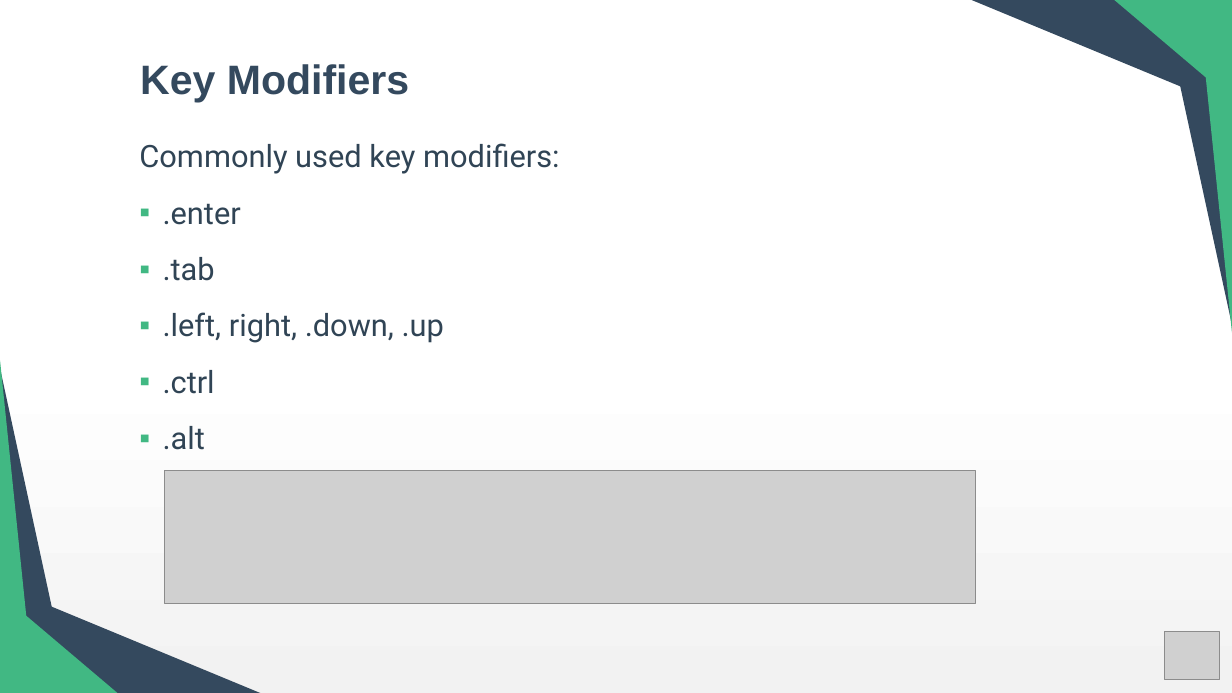
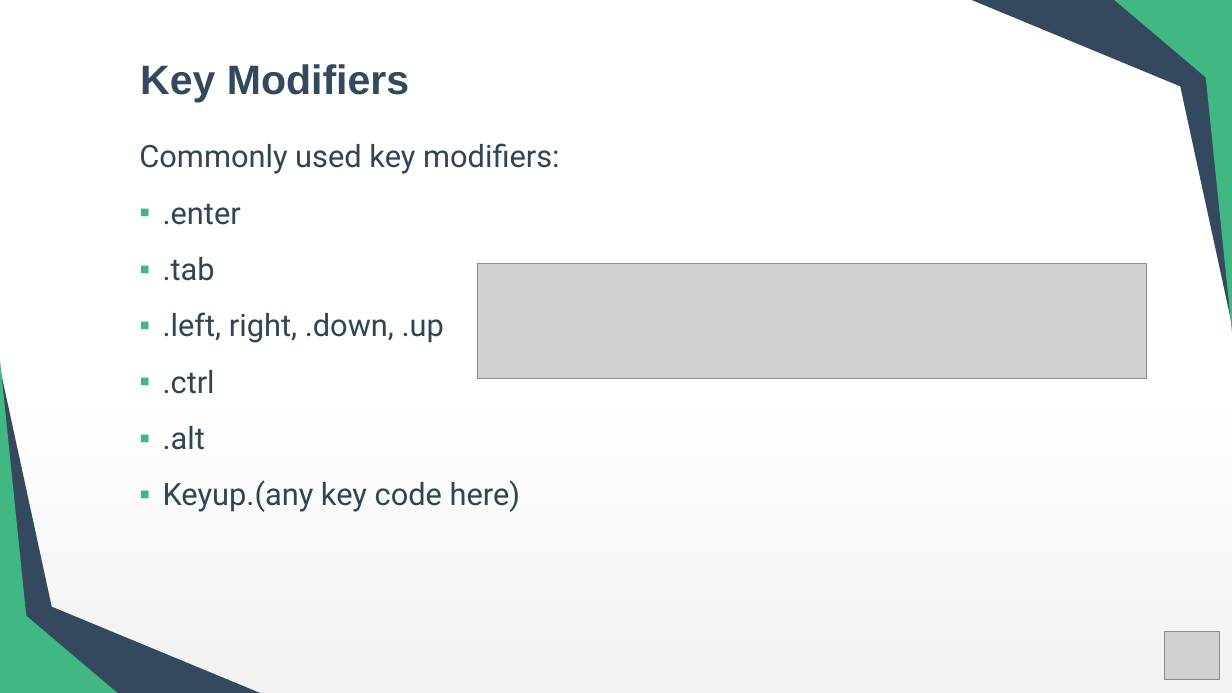
Before and after one commit to preetishhs/training-toshiba, a slide deck: slide 65 of Vue Overview.pptx. Drawn at 1232x693 pixels with LibreOffice and Linux fonts; fonts in the diff are those of the drawing; grey boxes stand for pictures. Boxes give left, top, right and bottom in pixels: in the first picture for what was removed or moved away, otherwise in the second. Text is boxed around its words. In the diff, an @@ line names an element or a change of style, - is before the commit and + after.

```diff
--- a/Vue Overview.pptx
+++ b/Vue Overview.pptx
@@ picture: place and size @@
-picture at [165, 470, 975, 604]
+picture at [478, 263, 1146, 378]
@@ text at [163, 480, 520, 512]: paragraph added @@
+▪ Keyup.(any key code here)
```
Also in this commit, not shown: 1 other slide changed, 3 slides added, 31 other files.
